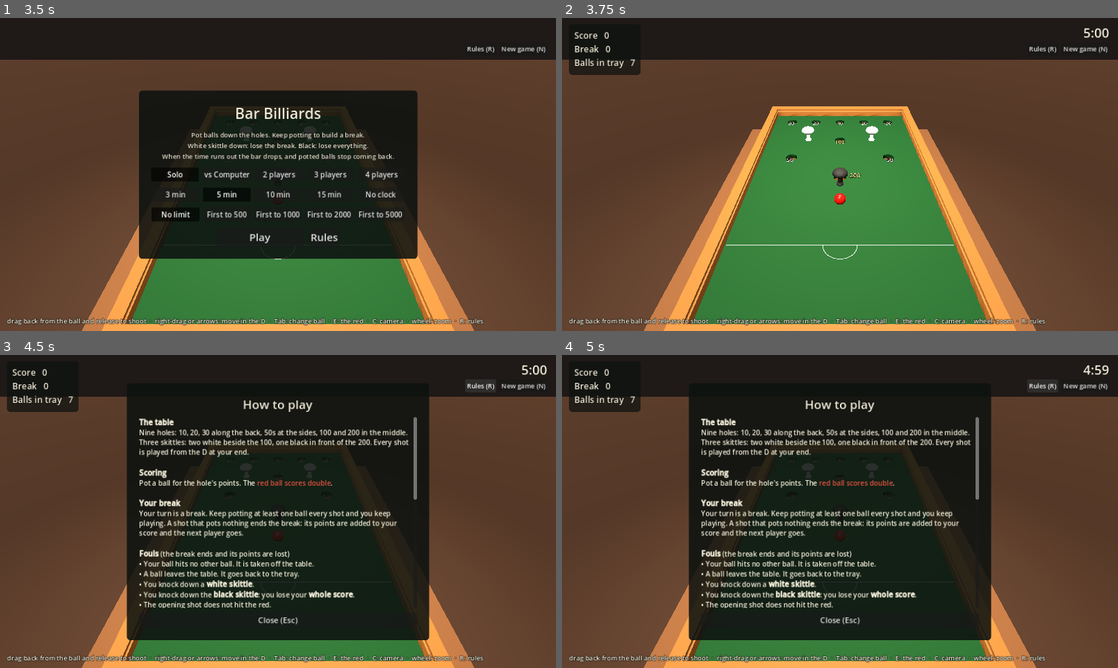
Above: before the commit, frames 1-4 (two rows, left to right).
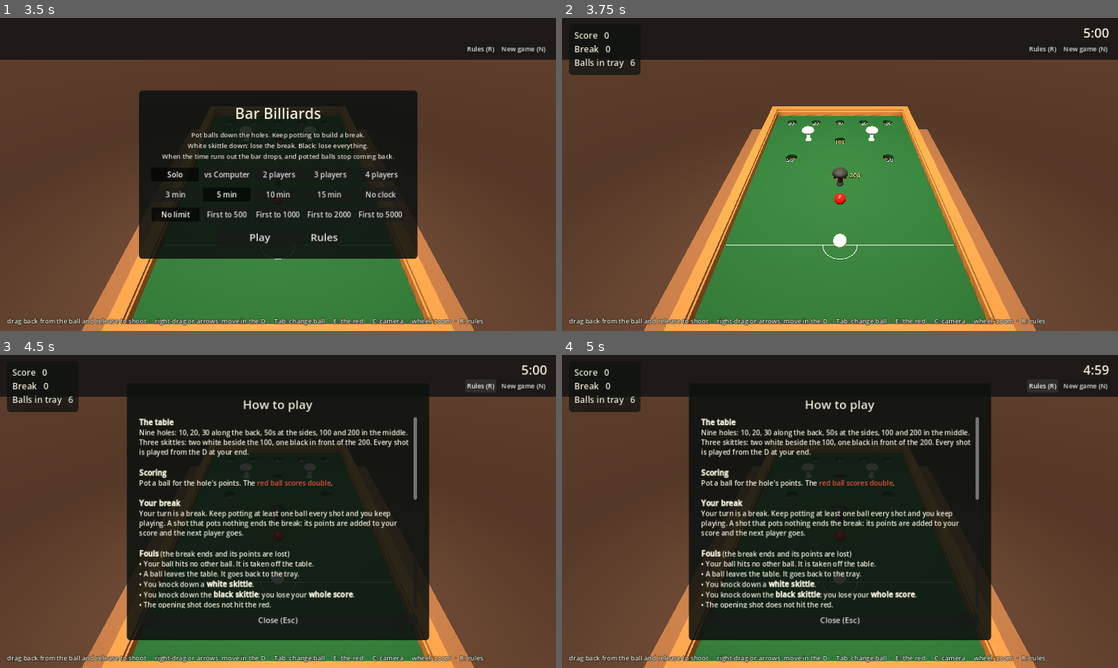
Above: after the commit, the same moments.

Repository: AidanJones/pocket_bar_billiards
Game: Godot game, scene res://main.tscn
The game is run twice, just before and just after one commit, with the same random seed, the same clock (stepped at 60 frames per second) and the same inputs.
Inputs:
- Up to frame 1 (3.5 s): click "New game (N)" at 0.5 s; click "New game (N)" at 1.25 s; click "Solo" at 2 s; click "Solo" at 2.75 s
- Up to frame 2 (3.75 s): click "Play" at 3.5 s
- Up to frame 3 (4.5 s): click "Rules (R)" at 4.25 s
- Up to frame 4 (5 s): no input

Frame 1 is identical in both runs. In frame 2, 0.1% of the frame differs, in the area x 12-52%, y 13-74%; in frame 3, less than 0.1%; in frame 4, less than 0.1%.

Commit message:
Game: always start with a white in the D
In the browser the first ball was moved twice in one frame (into the tray by
the re-rack, then into the D) and the physics put it back in the tray, so the
first shot was played from there and fouled. Let the re-rack settle first,
keep the shot cycle idle meanwhile, put a ball in hand back if it is ever
found off the table, and do not wait on frozen balls.

Co-Authored-By: Claude Opus 5.5 <noreply@anthropic.com>

Diff:
--- a/godot/scripts/game.gd
+++ b/godot/scripts/game.gd
@@ -530,7 +530,14 @@
 	rules.start(seats, score_limit)
 	time_left = minutes * 60.0 if minutes > 0.0 else INF
 	set_gate(false)
+	# Let the physics take the re-rack before a ball is moved again: a body
+	# moved twice in one frame can be put back where the first move left it
+	# (the browser build did, leaving the first ball in the tray). The game
+	# stays idle meanwhile, or the shot cycle would hand out a ball too.
+	state = State.MENU
 	rerack()
+	await get_tree().physics_frame
+	await get_tree().physics_frame
 	state = State.WAITING
 	_next_ball()
 
@@ -761,6 +768,11 @@
 	# Anything that leaves the world, or sticks in the return, goes home.
 	if b.freeze and not _on_felt[b]:
 		return                      # not racked yet
+	if b == cue_ball and state == State.AIM and _off_table(b.global_position):
+		# The ball in hand belongs on the table, in the D: if anything moved
+		# it off, put it back rather than let it be played from the tray.
+		_play_from_tray(b)
+		return
 	if _on_felt[b] and _off_table(b.global_position):
 		# Jumped a cushion: a foul, and the ball goes back to the tray.
 		if state == State.ROLLING and not _shot.get("off_table", false):
@@ -934,7 +946,7 @@
 ## A ball that has left the felt but not yet reached the tray.
 func _returning() -> bool:
 	for b in balls:
-		if not _on_felt[b] and not _in_tray(b) and _still[b] < LOST_AFTER:
+		if not _on_felt[b] and not _in_tray(b) and not b.freeze and _still[b] < LOST_AFTER:
 			if gate_down and b.linear_velocity.length() < REST_SPEED:
 				continue            # stopped against the bar: it is not coming
 			return true
--- a/godot/tests/test_game.gd
+++ b/godot/tests/test_game.gd
@@ -31,6 +31,7 @@
 	if "--calibrate" in OS.get_cmdline_user_args():
 		await calibrate()
 		return
+	await test_start_hands_out_a_white()
 	await test_skittles_stand()
 	await test_runs_straight()
 	await test_pot_white()
@@ -152,6 +153,22 @@
 
 ## Left alone, skittles stay up: a skittle that falls by itself would be a
 ## foul nobody committed.
+func test_start_hands_out_a_white() -> void:
+	await setup("the game starts with one white in the D, the red on its spot", [false, false], 0, true)
+	await frames(30)
+	var on := 0
+	for b in game.balls:
+		if game.on_felt(b):
+			on += 1
+	eq(on, 2, "two balls on the table: the red and the one in hand")
+	expect(game.cue_ball != null and game.cue_ball != game.red_ball, "a white in hand")
+	var d: Dictionary = game.layout["d_spot"]
+	var at := Vector2(game.cue_ball.global_position.x, game.cue_ball.global_position.z)
+	expect(at.distance_to(Vector2(d["x"], d["z"])) <= float(game.layout["d_radius"]) + 0.001,
+		"in the D (at %s)" % at)
+	eq(game.cue_ball.freeze, true, "and held there")
+
+
 func test_skittles_stand() -> void:
 	await setup("skittles stand still when nothing touches them", [false])
 	for i in range(4):
Not shown, changed: TODO.md
